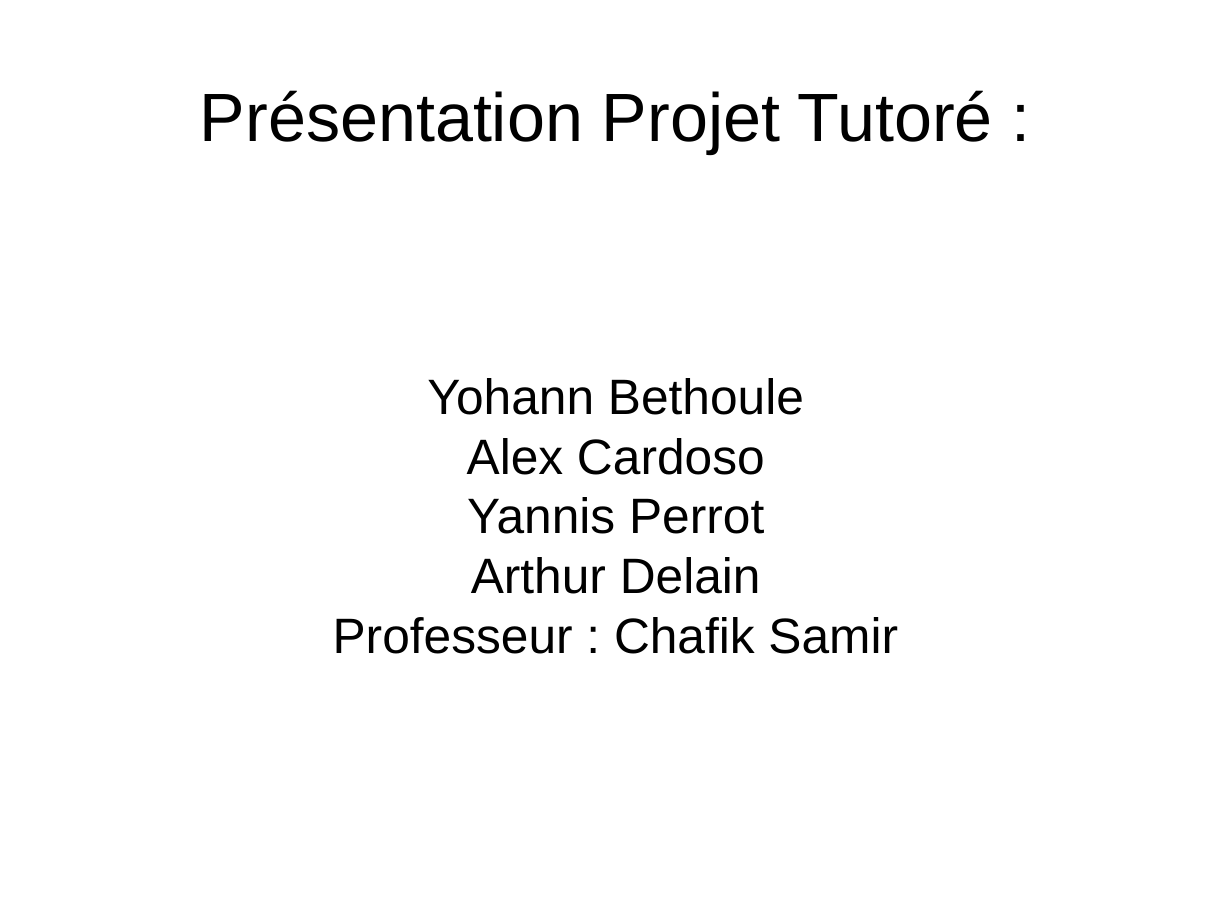
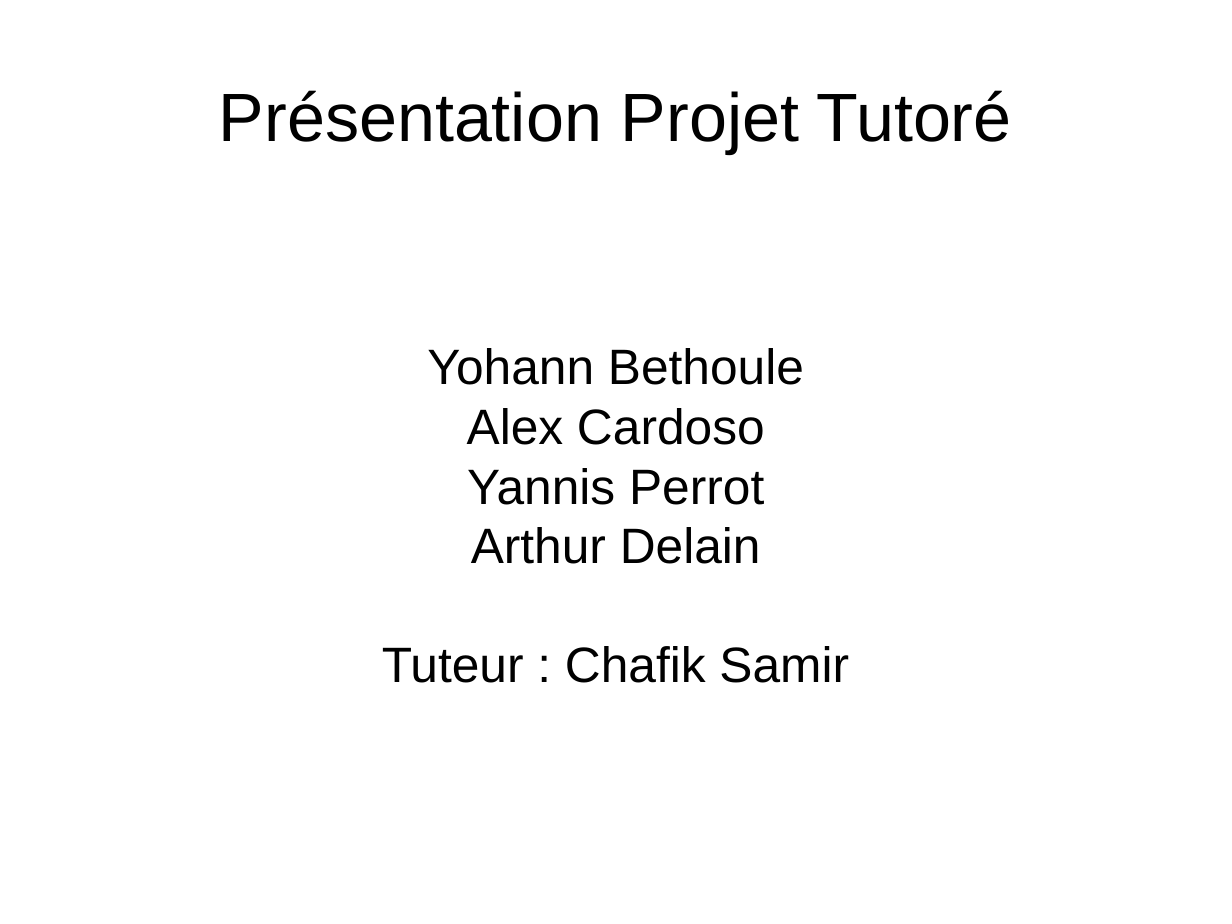
Before and after one commit to YohannBethoule/AnnuaireCollaboratif, a slide deck: slide 1 of doc/diapo_finale.odp. Drawn at 1232x924 pixels with LibreOffice and Linux fonts; fonts in the diff are those of the drawing. Boxes give left, top, right and bottom in pixels: in the first picture for what was removed or moved away, otherwise in the second. Text is boxed around its words. In the diff, an @@ line names an element or a change of style, - is before the commit and + after.

```diff
--- a/doc/diapo_finale.odp
+++ b/doc/diapo_finale.odp
@@ title at [219,90,1012,153]: text changed @@
-Présentation Projet Tutoré :
+Présentation Projet Tutoré
@@ subtitle at [382,646,849,683]: text changed @@
-Professeur : Chafik Samir
+Tuteur : Chafik Samir
```
Also in this commit, not shown: 30 other slides changed, 1 slide added.
